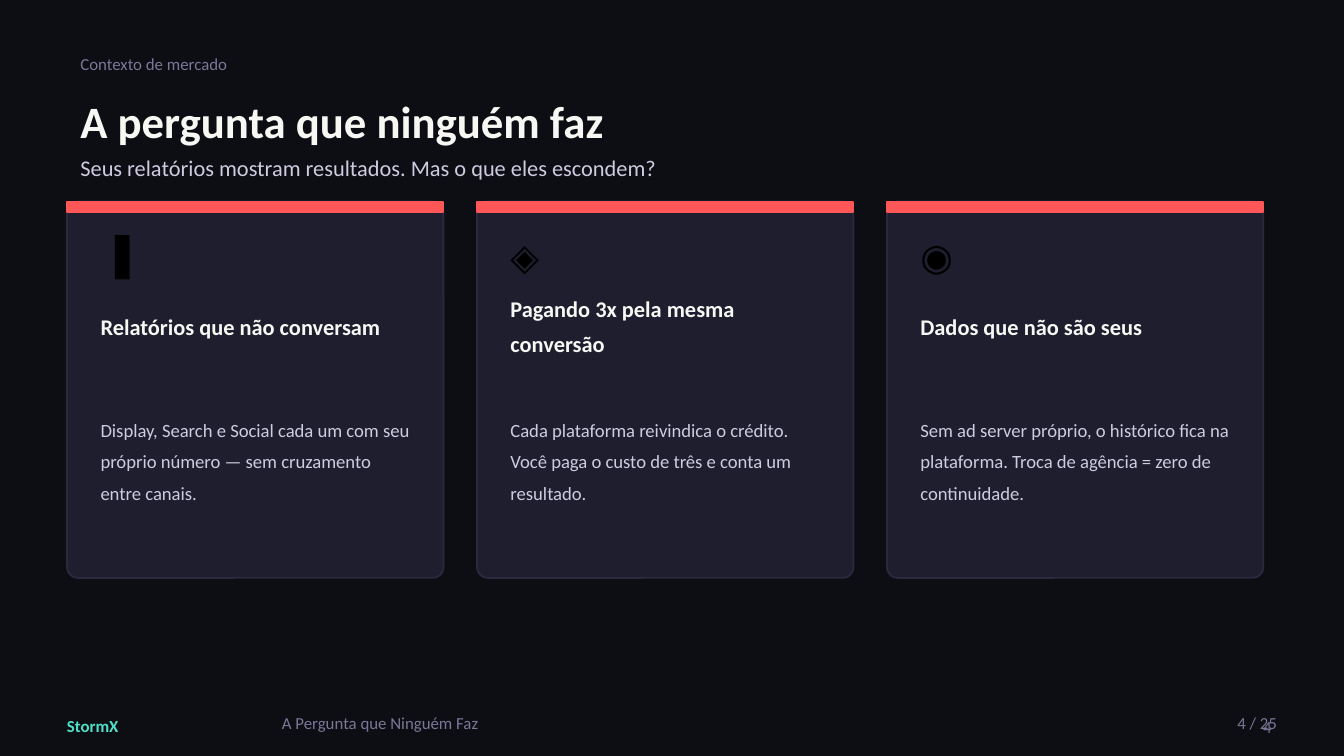
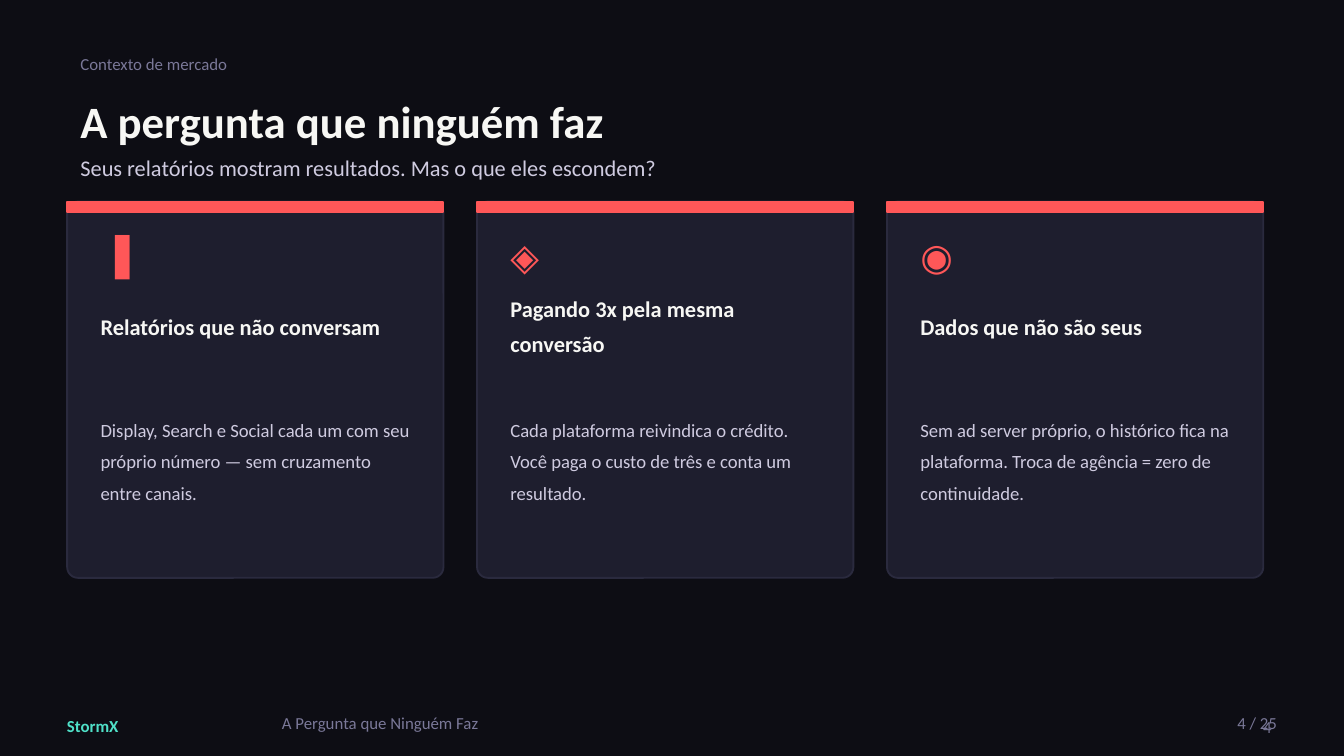
Before and after one commit to falssp/Projeto-NC, a slide deck: slide 4 of Treinamentos/CM360XFT-IN/StormX_-_CM360xFTIN_v01.pptx. Drawn at 1344x756 pixels with LibreOffice and Linux fonts; fonts in the diff are those of the drawing. Boxes give left, top, right and bottom in pixels: in the first picture for what was removed or moved away, otherwise in the second. Text is boxed around its words. In the diff, an @@ line names an element or a change of style, - is before the commit and + after.

```diff
--- a/Treinamentos/CM360XFT-IN/StormX_-_CM360xFTIN_v01.pptx
+++ b/Treinamentos/CM360XFT-IN/StormX_-_CM360xFTIN_v01.pptx
@@ text colour #000000 to #FF5758 in 3 elements at (87,228,155,282), (497,228,564,282), (907,228,974,282) @@
```
Also in this commit, not shown: 1 other slide changed, 1 other file.
